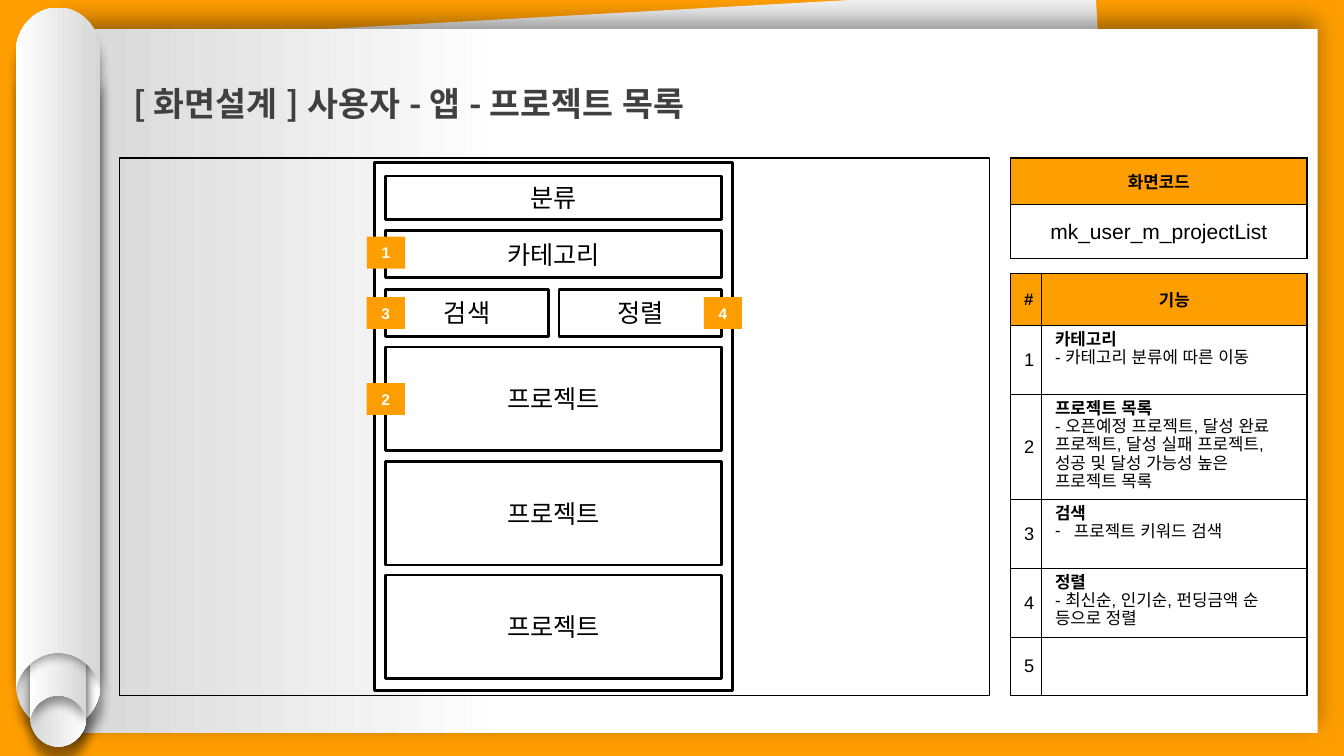
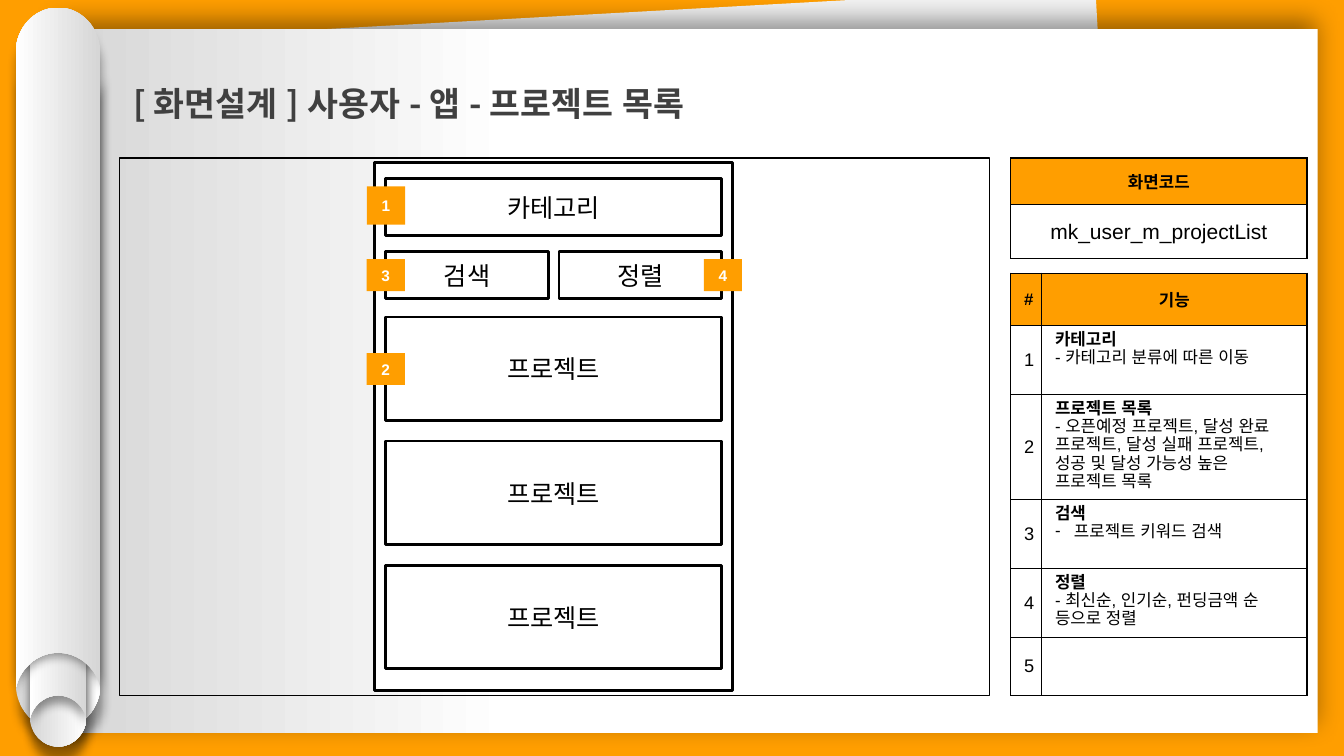
Before and after one commit to hhsw07/ezen-academy-projects, a slide deck: slide 8 of 0 발표용 파워포인트/project06 - 파워포인트 종합 - 민기.pptx. Drawn at 1344x756 pixels with LibreOffice and Linux fonts; fonts in the diff are those of the drawing. Boxes give left, top, right and bottom in pixels: in the first picture for what was removed or moved away, otherwise in the second. Text is boxed around its words. In the diff, an @@ line names an element or a change of style, - is before the commit and + after.

Commit message:
mk

```diff
--- a/0 발표용 파워포인트/project06 - 파워포인트 종합 - 민기.pptx
+++ b/0 발표용 파워포인트/project06 - 파워포인트 종합 - 민기.pptx
@@ rectangle "카테고리": place and size @@
-rectangle "카테고리" at (386,231,722,278)
+rectangle "카테고리" at (386,178,722,235)
@@ rectangle removed at (386,176,722,220) @@
-분류
@@ rectangle "1": place and size @@
-rectangle "1" at (367,237,405,269)
+rectangle "1" at (367,187,405,225)
@@ 4 rectangles: place and size @@
-4 rectangles at (367,289,742,337)
+4 rectangles at (367,251,742,298)
@@ rectangle "프로젝트": place and size @@
-rectangle "프로젝트" at (386,347,722,451)
+rectangle "프로젝트" at (386,318,722,421)
@@ rectangle "2": place and size @@
-rectangle "2" at (367,383,405,415)
+rectangle "2" at (367,353,405,385)
@@ rectangle "프로젝트": place and size @@
-rectangle "프로젝트" at (386,462,722,566)
+rectangle "프로젝트" at (386,442,722,545)
@@ rectangle "프로젝트": place and size @@
-rectangle "프로젝트" at (386,575,722,679)
+rectangle "프로젝트" at (386,566,722,669)
```
Also in this commit, not shown: 2 other slides changed.
